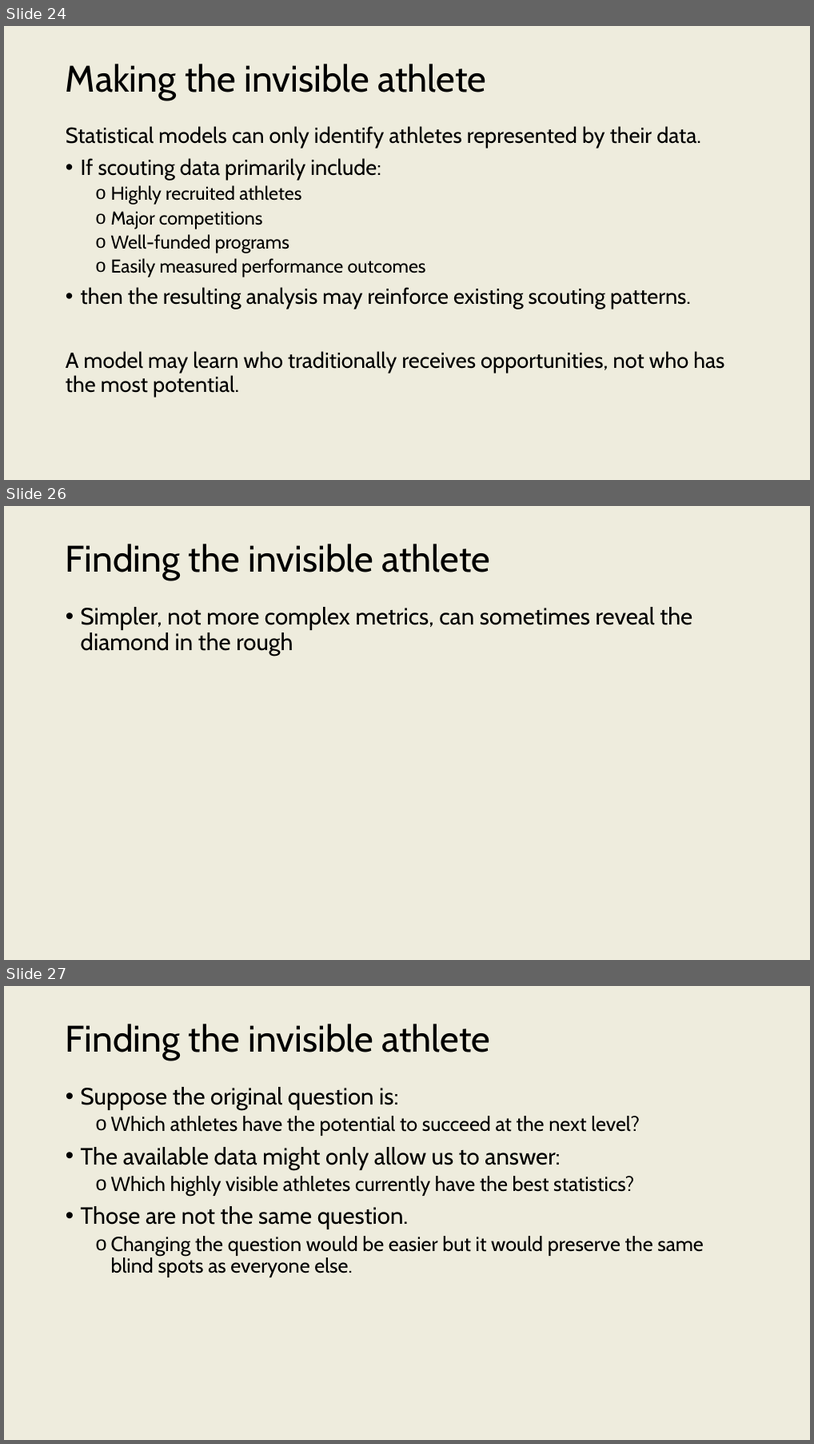
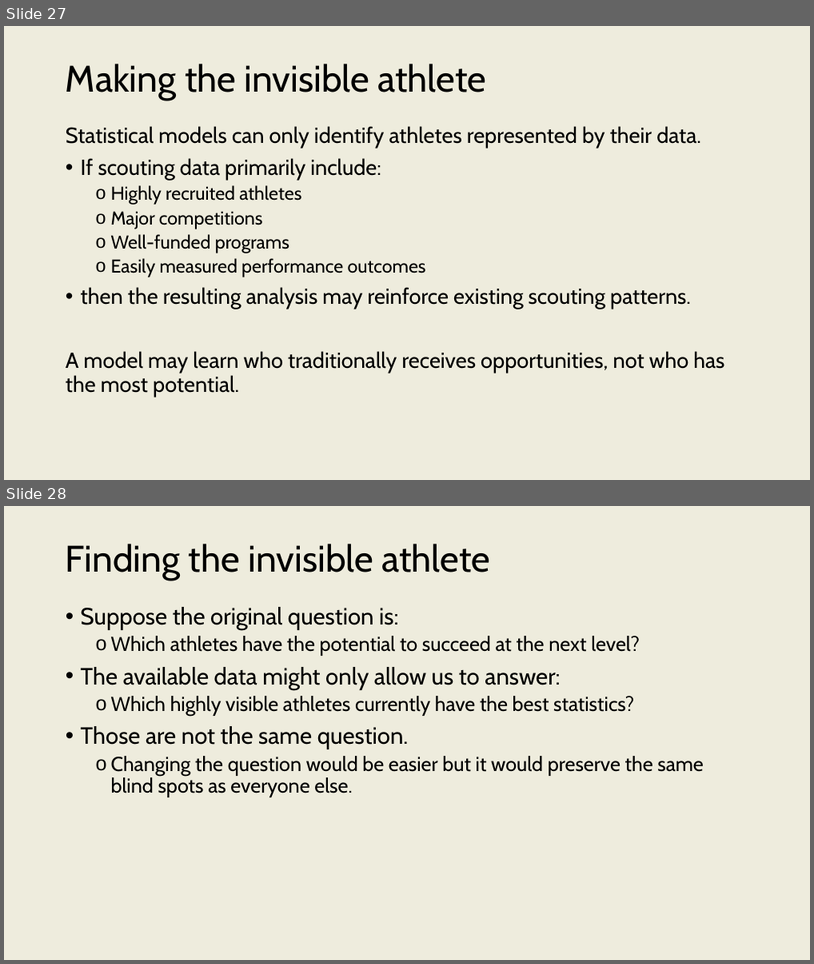
Before and after one commit to onishisaryu/HES-3000-Sports-Data-Analytics, a slide deck: pptx/Lecture5.pptx. Shown one above the other, each under a label of ours: slides 24, 26 and 27 before the commit, slides 27 and 28 after it; the slides between them are not shown. The pictures are 814x1444 and 814x964 pixels, drawn with LibreOffice and Linux fonts; fonts in the diff are those of the drawing. Boxes give left, top, right and bottom in pixels: in the first picture for what was removed or moved away, otherwise in the second. Text is boxed around its words. In the diff, an @@ line names an element or a change of style, - is before the commit and + after.

```diff
--- a/pptx/Lecture5.pptx
+++ b/pptx/Lecture5.pptx
@@ slide 26 removed at <box>4,506,810,960</box>, background #EEECDD @@
@@ title removed at <box>66,544,490,580</box> @@
-Finding the invisible athlete
@@ text removed at <box>81,607,693,656</box> @@
-• Simpler, not more complex metrics, can sometimes reveal the diamond in the rough
@@ what was slide 24 is now slide 27 @@
@@ what was slide 27 is now slide 28 @@
```
Also in this commit, not shown: 14 slides changed, 1 slide added, 2 other files.
